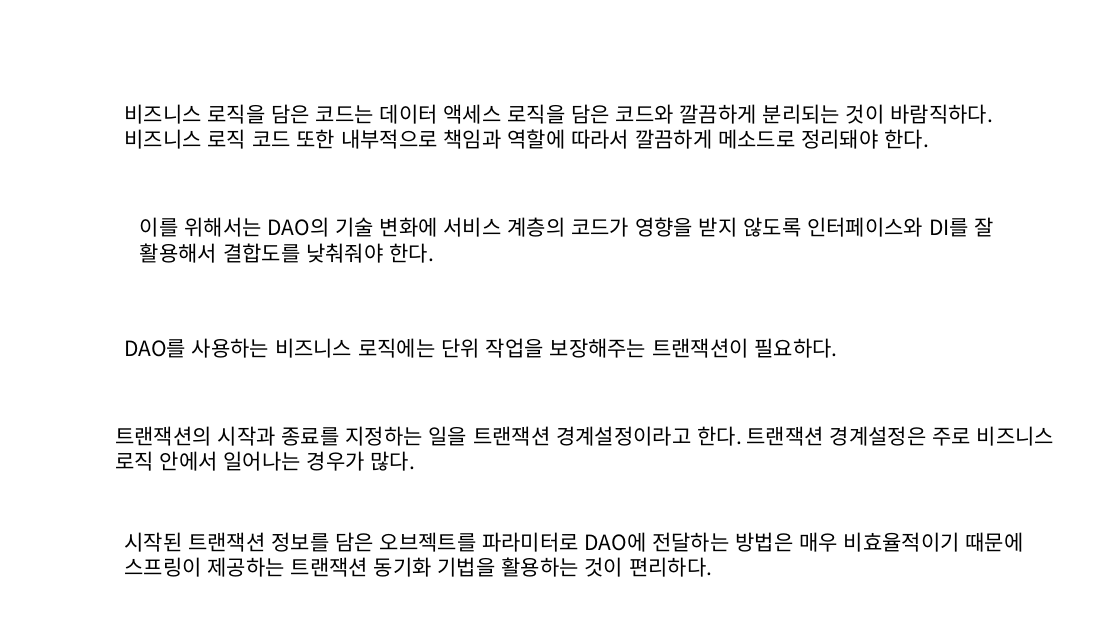
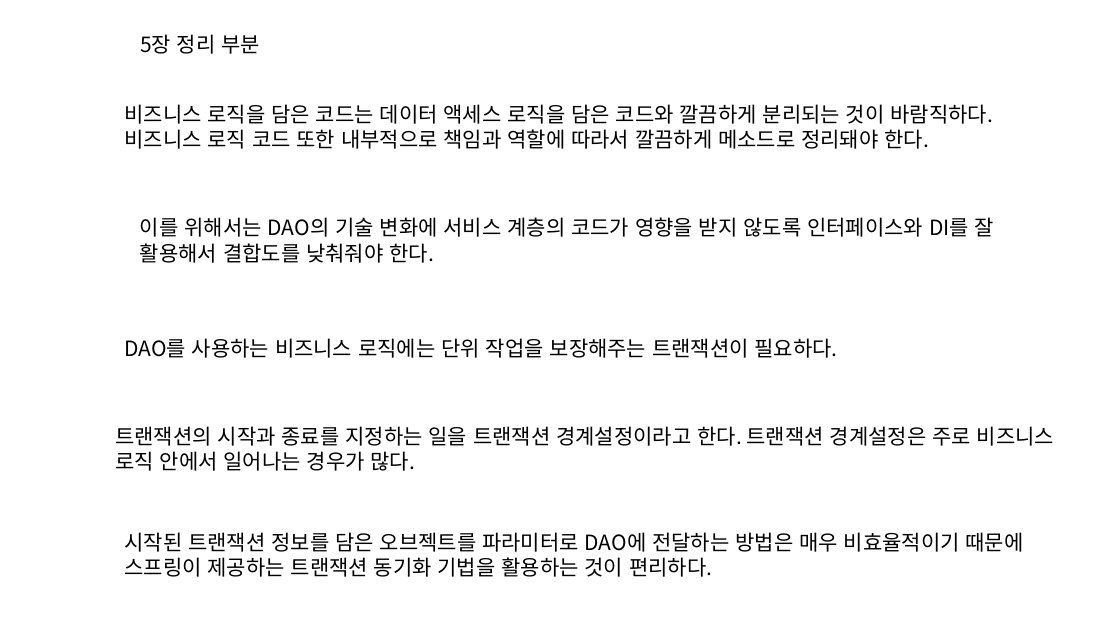
Before and after one commit to eongss/testproject, a slide deck: slide 3 of 프레젠테이션1.pptx (slide 2 before the commit). Drawn at 1120x630 pixels with LibreOffice and Linux fonts; fonts in the diff are those of the drawing. Boxes give left, top, right and bottom in pixels: in the first picture for what was removed or moved away, otherwise in the second. Text is boxed around its words. In the diff, an @@ line names an element or a change of style, - is before the commit and + after.

```diff
--- a/프레젠테이션1.pptx
+++ b/프레젠테이션1.pptx
@@ text added at [140,34,260,54], 18 pt, text #000000 @@
+5장 정리 부분
```
Also in this commit, not shown: 24 slides added.
